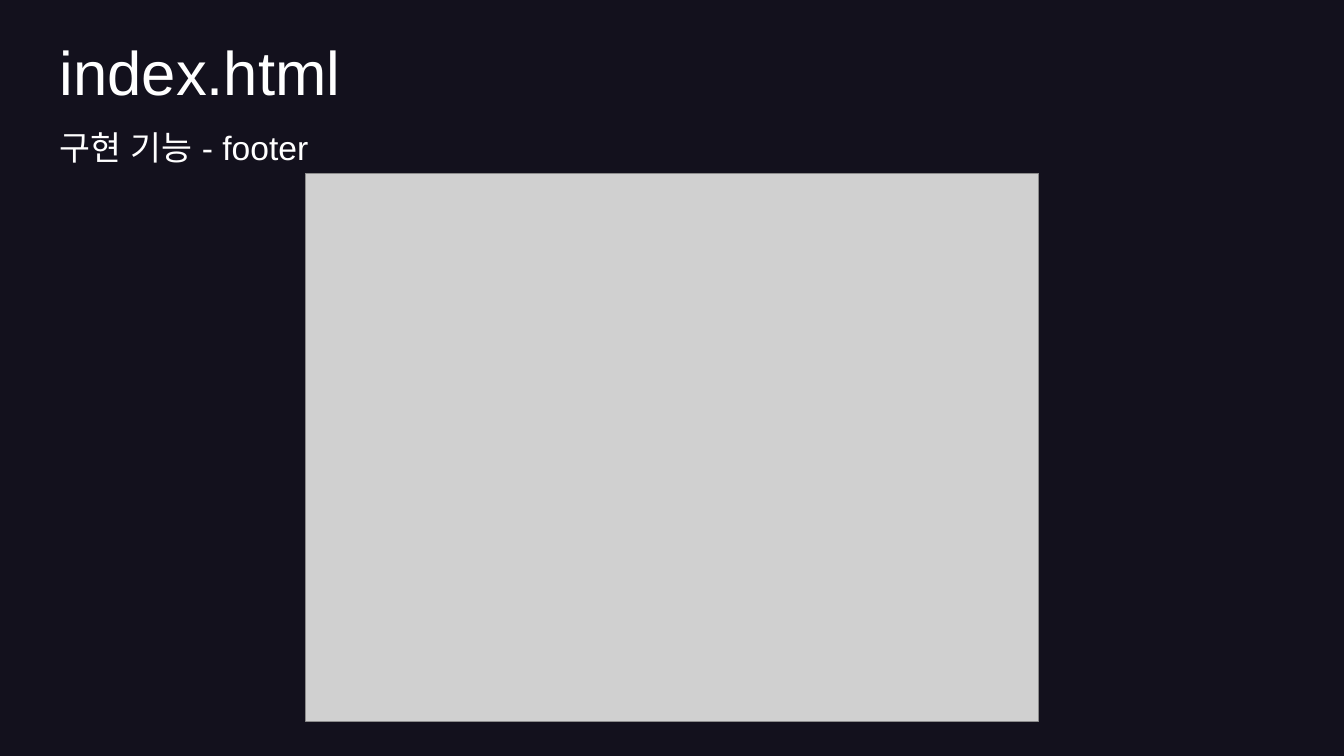
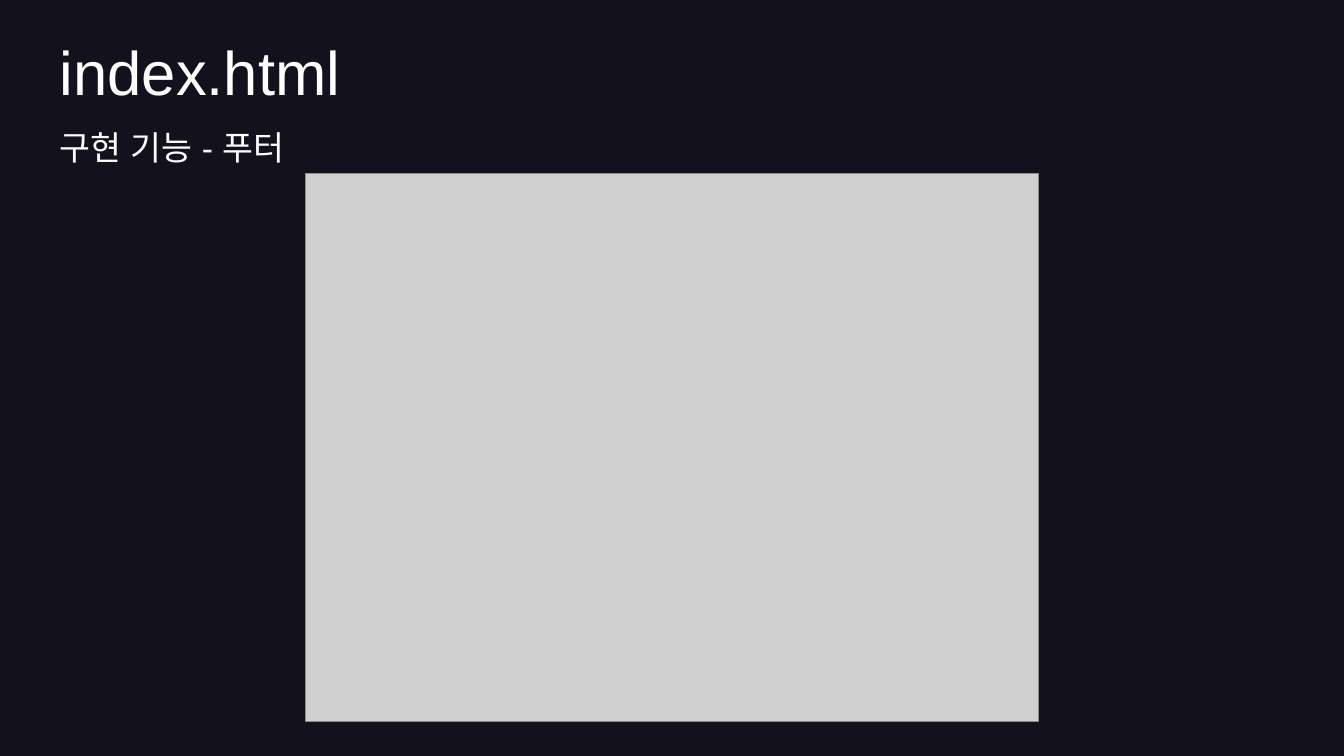
Before and after one commit to hyunkyumlee/FrontProject, a slide deck: slide 10 of 발표 자료/푸마_발표ppt.pptx. Drawn at 1344x756 pixels with LibreOffice and Linux fonts; fonts in the diff are those of the drawing; grey boxes stand for pictures. Boxes give left, top, right and bottom in pixels: in the first picture for what was removed or moved away, otherwise in the second. Text is boxed around its words. In the diff, an @@ line names an element or a change of style, - is before the commit and + after.

```diff
--- a/발표 자료/푸마_발표ppt.pptx
+++ b/발표 자료/푸마_발표ppt.pptx
@@ text at box(59, 132, 284, 163): text changed @@
-구현 기능 - footer
+구현 기능 - 푸터
```
Also in this commit, not shown: 4 other slides changed, 14 slides added, 2 other files.
